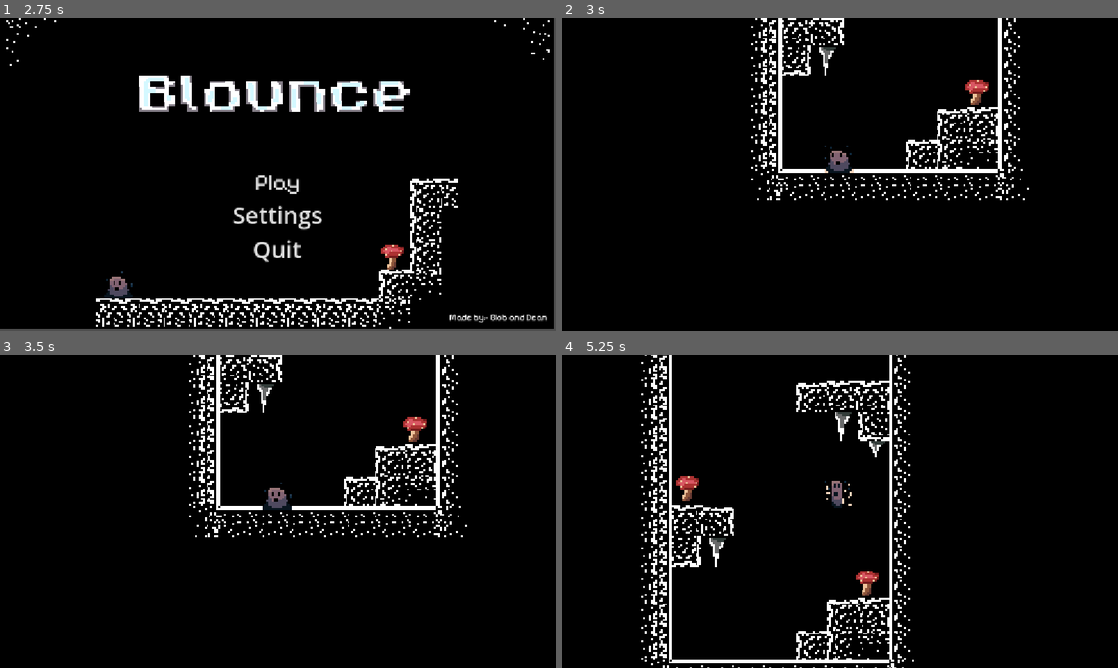
Above: before the commit, frames 1-4 (two rows, left to right).
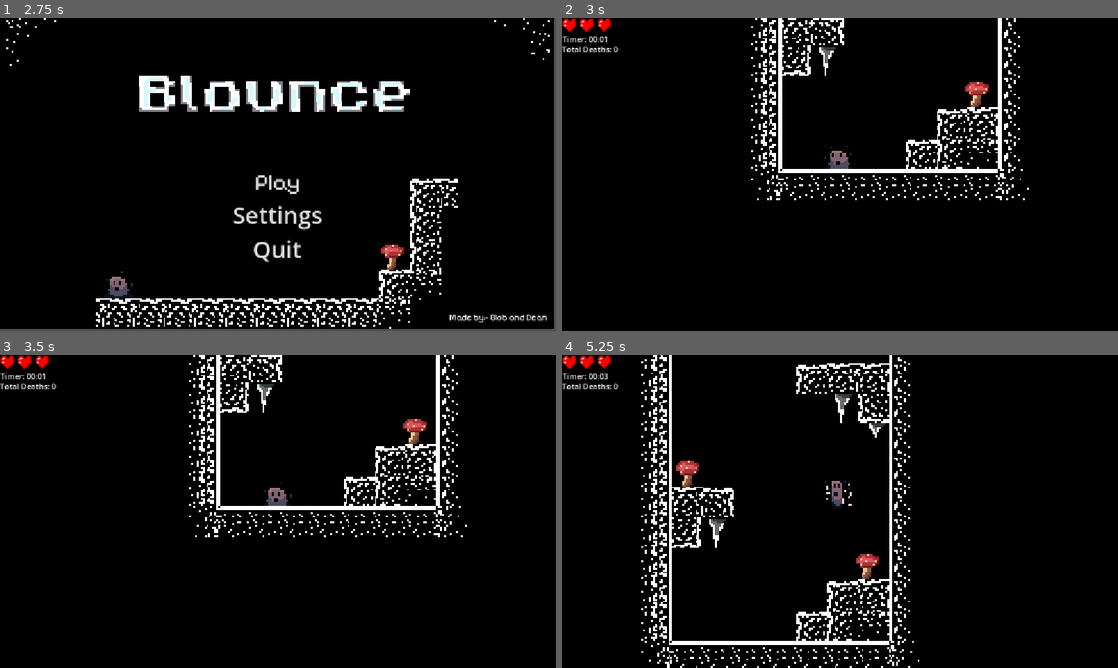
Above: after the commit, the same moments.

Repository: shiz1ee/Blounce
Game: Godot game, scene res://scenes/Inro.tscn
Two runs of this game, one before a commit and one after it. Both use one fixed random seed, a clock stepped at 60 frames per second and the inputs below.
Inputs (mouse positions are in pixels of both pictures, inside the frame that each line leads up to):
- Up to frame 1 (2.75 s): tap Enter at 0.5 s; move the mouse to (400, 158) at 0.52 s; hold D (right) 0.53-2.03 s; tap Alt at 0.6, 2.1 s; click (400, 158) at 0.67 s; tap Space (jump) at 0.77, 1.52 s; move the mouse to (166, 190) at 1.27 s; tap Shift at 1.35 s; move the mouse to (333, 105) at 2.02 s; hold A (left) from 2.03 s (still down)
- Up to frame 2 (3 s): release A (left) at 2.75 s; click "Play" at 2.75 s
- Up to frame 3 (3.5 s): no input
- Up to frame 4 (5.25 s): tap Space (jump) at 3.5, 3.77, 4.52 s; move the mouse to (812, 574) at 3.52 s; hold D (right) 3.53-5.03 s; tap Shift at 3.6, 5.1 s; click (812, 574) at 3.67 s; move the mouse to (1006, 558) at 4.27 s; tap Alt at 4.35 s; move the mouse to (673, 464) at 5.02 s; hold A (left) from 5.03 s (still down)

Frame 1 is identical in both runs. In frame 2, 0.7% of the frame differs, in the area x 0-77%, y 0-50%; in frame 3, 0.7%; in frame 4, 8.2%, in the area x 0-65%, y 0-100%.

Commit message:
added , timer, total deaths, hearts asset,

Diff:
--- a/project.godot
+++ b/project.godot
@@ -22,6 +22,7 @@
 [autoload]
 
 Backgroundmusic="*uid://de5u2t54dhs43"
+GameState="*uid://cr6ee4c0ubqik"
 
 [display]
 
--- a/scenes/Inro.tscn
+++ b/scenes/Inro.tscn
@@ -1,6 +1,6 @@
 [gd_scene format=3 uid="uid://cfjqp21itxltr"]
 
-[ext_resource type="Script" uid="uid://cgf82rj0whbla" path="res://scenes/inro.gd" id="1_a3hfo"]
+[ext_resource type="Script" uid="uid://cgf82rj0whbla" path="res://scripts/inro.gd" id="1_a3hfo"]
 [ext_resource type="Texture2D" uid="uid://pxfjs6t3y2j3" path="res://assets/opening scene/Opn scene1.png" id="1_fjkjb"]
 [ext_resource type="Texture2D" uid="uid://ch5g2sbsfl5fv" path="res://assets/opening scene/Opn scene2.png" id="2_a3hfo"]
 [ext_resource type="Texture2D" uid="uid://cn4mvhinmdo0i" path="res://assets/opening scene/Opn scene3.png" id="3_p7ogn"]
--- /dev/null
+++ b/scenes/hud.tscn
@@ -0,0 +1,43 @@
+[gd_scene format=3 uid="uid://b4ifw4pwuh13m"]
+
+[ext_resource type="Script" uid="uid://bddajy73guxeo" path="res://scripts/hud.gd" id="1_oo0fn"]
+[ext_resource type="Texture2D" uid="uid://ch1545b2ideuy" path="res://assets/heart.png" id="2_oo0fn"]
+
+[node name="CanvasLayer" type="CanvasLayer" unique_id=1932800851]
+script = ExtResource("1_oo0fn")
+
+[node name="HBoxContainer" type="HBoxContainer" parent="." unique_id=443459605]
+offset_right = 104.0
+offset_bottom = 32.0
+
+[node name="TextureRect" type="TextureRect" parent="HBoxContainer" unique_id=1028413105]
+texture_filter = 1
+custom_minimum_size = Vector2(32, 32)
+layout_mode = 2
+texture = ExtResource("2_oo0fn")
+expand_mode = 1
+
+[node name="TextureRect2" type="TextureRect" parent="HBoxContainer" unique_id=487416294]
+texture_filter = 1
+custom_minimum_size = Vector2(32, 32)
+layout_mode = 2
+texture = ExtResource("2_oo0fn")
+expand_mode = 1
+
+[node name="TextureRect3" type="TextureRect" parent="HBoxContainer" unique_id=557196791]
+texture_filter = 1
+custom_minimum_size = Vector2(32, 32)
+layout_mode = 2
+texture = ExtResource("2_oo0fn")
+expand_mode = 1
+
+[node name="TimerLabel" type="Label" parent="." unique_id=789886153]
+offset_left = 1.0
+offset_top = 32.0
+offset_right = 11.0
+offset_bottom = 55.0
+
+[node name="DeathLabel" type="Label" parent="." unique_id=12213345]
+offset_top = 53.0
+offset_right = 12.0
+offset_bottom = 76.0
--- a/scenes/level1.tscn
+++ b/scenes/level1.tscn
@@ -7,7 +7,8 @@
 [ext_resource type="PackedScene" uid="uid://dwu52vlbesjnu" path="res://scenes/spikes1.tscn" id="5_ru4tf"]
 [ext_resource type="PackedScene" uid="uid://fw2rxlg7obbv" path="res://scenes/movingplatform.tscn" id="6_6sh32"]
 [ext_resource type="PackedScene" uid="uid://bf4npse0rxeqn" path="res://scenes/moving2.tscn" id="7_ejswk"]
-[ext_resource type="Script" uid="uid://bg6f3vram4o2e" path="res://scenes/area_2d_4.gd" id="8_bbk5w"]
+[ext_resource type="Script" uid="uid://bg6f3vram4o2e" path="res://scripts/area_2d_4.gd" id="8_bbk5w"]
+[ext_resource type="PackedScene" uid="uid://b4ifw4pwuh13m" path="res://scenes/hud.tscn" id="9_conm7"]
 
 [sub_resource type="RectangleShape2D" id="RectangleShape2D_cw3hl"]
 size = Vector2(106, 54)
@@ -15,9 +16,12 @@
 [node name="level" type="Node2D" unique_id=78087961]
 
 [node name="background" type="TileMapLayer" parent="." unique_id=278920435]
-position = Vector2(-1, -5)
+position = Vector2(-1, -2)
 tile_map_data = PackedByteArray("AAABAAoAAgAAAAAAAAABAAkAAgAAAAAAAAABAAgAAgAAAAAAAAABAAcAAgAAAAAAAAABAAYAAgAAAAAAAAABAA …(93104 unchanged characters)…
 tile_set = ExtResource("1_g2h75")
+
+[node name="Player" parent="." unique_id=79292570 instance=ExtResource("2_wwpf4")]
+position = Vector2(126, 343)
 
 [node name="TileMapLayer" type="TileMapLayer" parent="." unique_id=1387983433]
 texture_filter = 1
@@ -25,16 +29,13 @@
 tile_set = ExtResource("1_g2h75")
 
 [node name="Area2D" parent="." unique_id=8374033 instance=ExtResource("3_m7ahb")]
-position = Vector2(197, 319)
+position = Vector2(197, 320)
 
 [node name="Area2D2" parent="." unique_id=102896871 instance=ExtResource("3_m7ahb")]
-position = Vector2(104, 270)
+position = Vector2(104, 272)
 
 [node name="Area2D3" parent="." unique_id=306684931 instance=ExtResource("3_m7ahb")]
 position = Vector2(171, 80)
-
-[node name="Player" parent="." unique_id=79292570 instance=ExtResource("2_wwpf4")]
-position = Vector2(126, 343)
 
 [node name="spikes" parent="." unique_id=604348745 instance=ExtResource("4_dwgg1")]
 position = Vector2(120, 305)
@@ -86,3 +87,5 @@
 [node name="CollisionShape2D" type="CollisionShape2D" parent="Area2D4" unique_id=1750330405]
 position = Vector2(151, -363)
 shape = SubResource("RectangleShape2D_cw3hl")
+
+[node name="CanvasLayer" parent="." unique_id=1932800851 instance=ExtResource("9_conm7")]
--- a/scenes/mushroom.tscn
+++ b/scenes/mushroom.tscn
@@ -1,7 +1,7 @@
 [gd_scene format=3 uid="uid://c38xyuxhymt4v"]
 
-[ext_resource type="Script" uid="uid://d27n8d0bqx8ud" path="res://scenes/mushroom.gd" id="1_0bdi0"]
-[ext_resource type="Texture2D" uid="uid://dn10efby55pay" path="res://assets/shrooms/Shroomss1.png" id="1_b0s10"]
+[ext_resource type="Script" uid="uid://d27n8d0bqx8ud" path="res://scripts/mushroom.gd" id="1_0bdi0"]
+[ext_resource type="Texture2D" uid="uid://bcuavyvt3ti4d" path="res://assets/shrooms/Shroomss1t.png" id="2_0bdi0"]
 
 [sub_resource type="RectangleShape2D" id="RectangleShape2D_chxeh"]
 size = Vector2(12, 5)
@@ -12,7 +12,7 @@
 [node name="Sprite2D" type="Sprite2D" parent="." unique_id=1015309217]
 texture_filter = 1
 position = Vector2(0, -8)
-texture = ExtResource("1_b0s10")
+texture = ExtResource("2_0bdi0")
 
 [node name="CollisionShape2D" type="CollisionShape2D" parent="." unique_id=1830119103]
 position = Vector2(0, -10.5)
--- a/scenes/outro.tscn
+++ b/scenes/outro.tscn
@@ -1,7 +1,7 @@
 [gd_scene format=3 uid="uid://dt4cyr2nx56py"]
 
 [ext_resource type="Texture2D" uid="uid://cfcgjuo64ynvc" path="res://assets/cut scene/cut scene1.png" id="1_27hq1"]
-[ext_resource type="Script" uid="uid://ckwkde0lvlhxj" path="res://scenes/outro.gd" id="1_p8q65"]
+[ext_resource type="Script" uid="uid://ckwkde0lvlhxj" path="res://scripts/outro.gd" id="1_p8q65"]
 [ext_resource type="Texture2D" uid="uid://djlaf60oufgy4" path="res://assets/cut scene/cut scene2.png" id="2_p8q65"]
 [ext_resource type="Texture2D" uid="uid://bn2cgnif6obki" path="res://assets/cut scene/cut scene3.png" id="3_eq15a"]
 [ext_resource type="Texture2D" uid="uid://dsa70ayjj14pq" path="res://assets/cut scene/cut scene4.png" id="4_lsp6n"]
--- a/scenes/spikes.tscn
+++ b/scenes/spikes.tscn
@@ -1,6 +1,6 @@
 [gd_scene format=3 uid="uid://cbikcy5bgyugn"]
 
-[ext_resource type="Script" uid="uid://dqn8kn4322ti8" path="res://scenes/spikes.gd" id="1_xbcdo"]
+[ext_resource type="Script" uid="uid://dqn8kn4322ti8" path="res://scripts/spikes.gd" id="1_xbcdo"]
 [ext_resource type="Texture2D" uid="uid://dfyven2nyv1ce" path="res://assets/spikse/Nkd spikes3.png" id="2_xbcdo"]
 
 [sub_resource type="CapsuleShape2D" id="CapsuleShape2D_chxeh"]
--- a/scenes/spikes1.tscn
+++ b/scenes/spikes1.tscn
@@ -1,6 +1,6 @@
 [gd_scene format=3 uid="uid://dwu52vlbesjnu"]
 
-[ext_resource type="Script" uid="uid://dqn8kn4322ti8" path="res://scenes/spikes.gd" id="1_7pq5k"]
+[ext_resource type="Script" uid="uid://dqn8kn4322ti8" path="res://scripts/spikes.gd" id="1_7pq5k"]
 [ext_resource type="Texture2D" uid="uid://cxmc8mrole2o8" path="res://assets/spikse/Nkd spikes2.png" id="2_7pq5k"]
 
 [sub_resource type="CapsuleShape2D" id="CapsuleShape2D_chxeh"]
--- a/scenes/area_2d_4.gd
+++ b/scripts/area_2d_4.gd
@@ -5,4 +5,5 @@
 
 func _on_body_entered(body):
 	if body.is_in_group("player"):
+		GameState.timer_running = false
 		get_tree().change_scene_to_file("res://scenes/outro.tscn")
--- a/scripts/deathscreen.gd
+++ b/scripts/deathscreen.gd
@@ -6,8 +6,10 @@
 
 func _on_retry_pressed() -> void:
 	get_tree().paused = false
+	GameState.reset_run()
 	get_tree().change_scene_to_file("res://scenes/level1.tscn")
 
 
 func _on_main_menu_pressed() -> void:
+	get_tree().paused = false
 	get_tree().change_scene_to_file("res://scenes/mainmenu.tscn")
--- /dev/null
+++ b/scripts/game_state.gd
@@ -0,0 +1,53 @@
+extends Node
+
+const MAX_LIVES := 3
+
+var lives: int = MAX_LIVES
+
+#current run stats
+var deaths: int = 0
+var run_time: float = 0.0
+
+#lifetime statistics
+var total_deaths: int = 0
+
+var timer_running: bool = false
+
+func _process(delta: float) -> void:
+	if timer_running:
+		run_time += delta
+
+func reset_run() -> void:
+	lives = MAX_LIVES
+	deaths = 0
+	run_time = 0.9
+	timer_running = true
+
+func lose_life() -> bool:
+	deaths += 1
+	total_deaths += 1
+
+	save_data()
+
+	lives -= 1
+
+	if lives <= 0:
+		timer_running = false
+		return true
+
+	return false
+
+#game stats save
+const SAVE_PATH = "user://save_data.save"
+
+func save_data() -> void:
+	var file = FileAccess.open(SAVE_PATH, FileAccess.WRITE)
+	file.store_var(total_deaths)
+
+func load_data() -> void:
+	if FileAccess.file_exists(SAVE_PATH):
+		var file = FileAccess.open(SAVE_PATH, FileAccess.READ)
+		total_deaths = file.get_var()
+
+func _ready() -> void:
+	load_data()
--- /dev/null
+++ b/scripts/hud.gd
@@ -0,0 +1,20 @@
+extends CanvasLayer
+
+@onready var hearts_box: HBoxContainer = $HBoxContainer
+@onready var timer_label: Label = $TimerLabel
+@onready var death_label: Label = $DeathLabel
+
+@onready var hearts = hearts_box.get_children()
+
+# Called every frame. 'delta' is the elapsed time since the previous frame.
+func _process(_delta: float) -> void:
+	timer_label.text = "Timer: " + _format_time(GameState.run_time)
+	death_label.text = "Total Deaths: " + str(GameState.total_deaths)
+
+	for i in range(hearts.size()):
+		hearts[i].visible = i < GameState.lives
+
+func _format_time(t: float) -> String:
+	var minutes := int(t / 60.0)
+	var seconds := int(t) % 60
+	return "%02d:%02d" % [minutes, seconds]
--- a/scripts/mainmenu.gd
+++ b/scripts/mainmenu.gd
@@ -2,6 +2,7 @@
 
 
 func _on_play_pressed() -> void:
+	GameState.reset_run()
 	get_tree().change_scene_to_file("res://scenes/level1.tscn")
 
 
--- a/scripts/player.gd
+++ b/scripts/player.gd
@@ -33,11 +33,15 @@
 	velocity = Vector2.ZERO
 	$AnimatedSprite2D.play("death")
 	await $AnimatedSprite2D.animation_finished
-	var layer = CanvasLayer.new()
-	layer.layer = 10
-	get_tree().current_scene.add_child(layer)
-	layer.add_child(preload("res://scenes/deathscreen.tscn").instantiate()) #change it to the new dead scene.
-	get_tree().paused = true
+	var game_over := GameState.lose_life()
+	if game_over:
+		var layer = CanvasLayer.new()
+		layer.layer = 10
+		get_tree().current_scene.add_child(layer)
+		layer.add_child(preload("res://scenes/deathscreen.tscn").instantiate())
+		get_tree().paused = true
+	else:
+		get_tree().reload_current_scene()
 
 
 
Binary file added: assets/heart.png
Not shown, added: assets/heart.png.import
Binary file added: assets/shrooms/Shroomss1t.png
Not shown, added: assets/shrooms/Shroomss1t.png.import
Renamed: scenes/area_2d_4.gd.uid -> scripts/area_2d_4.gd.uid
Not shown, added: scripts/game_state.gd.uid
Not shown, added: scripts/hud.gd.uid
Renamed: scenes/inro.gd -> scripts/inro.gd
Renamed: scenes/inro.gd.uid -> scripts/inro.gd.uid
Renamed: scenes/mushroom.gd -> scripts/mushroom.gd
Renamed: scenes/mushroom.gd.uid -> scripts/mushroom.gd.uid
Renamed: scenes/outro.gd -> scripts/outro.gd
(and 3 more such lines)
